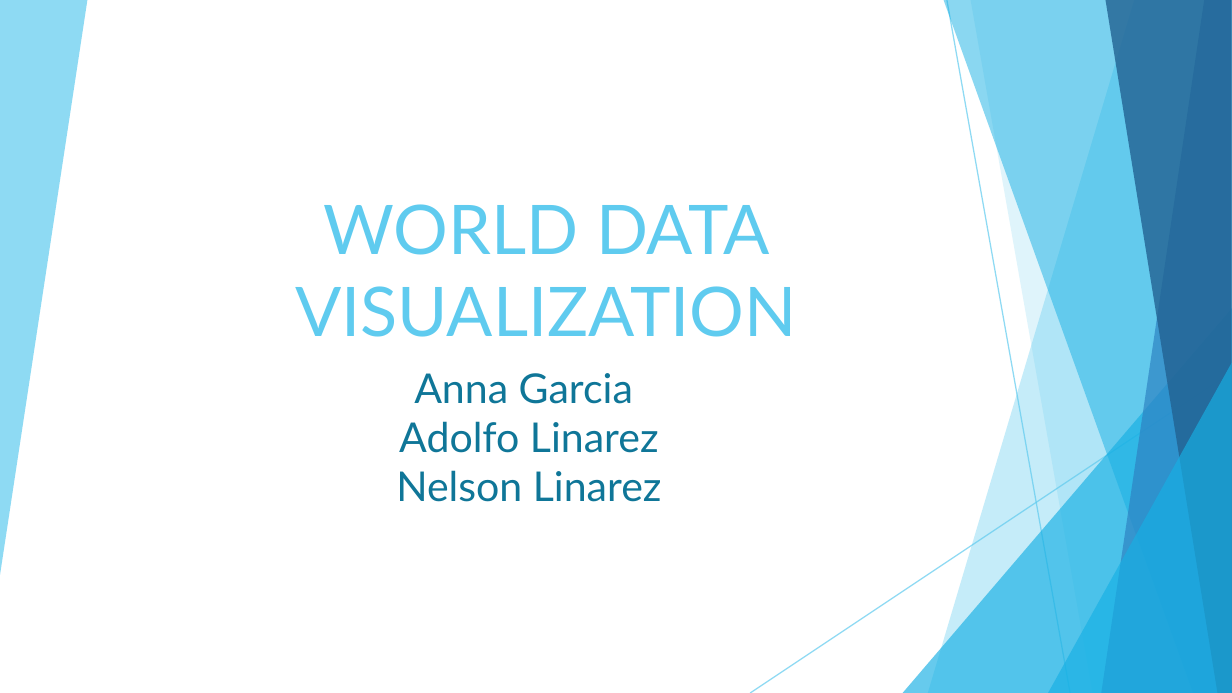
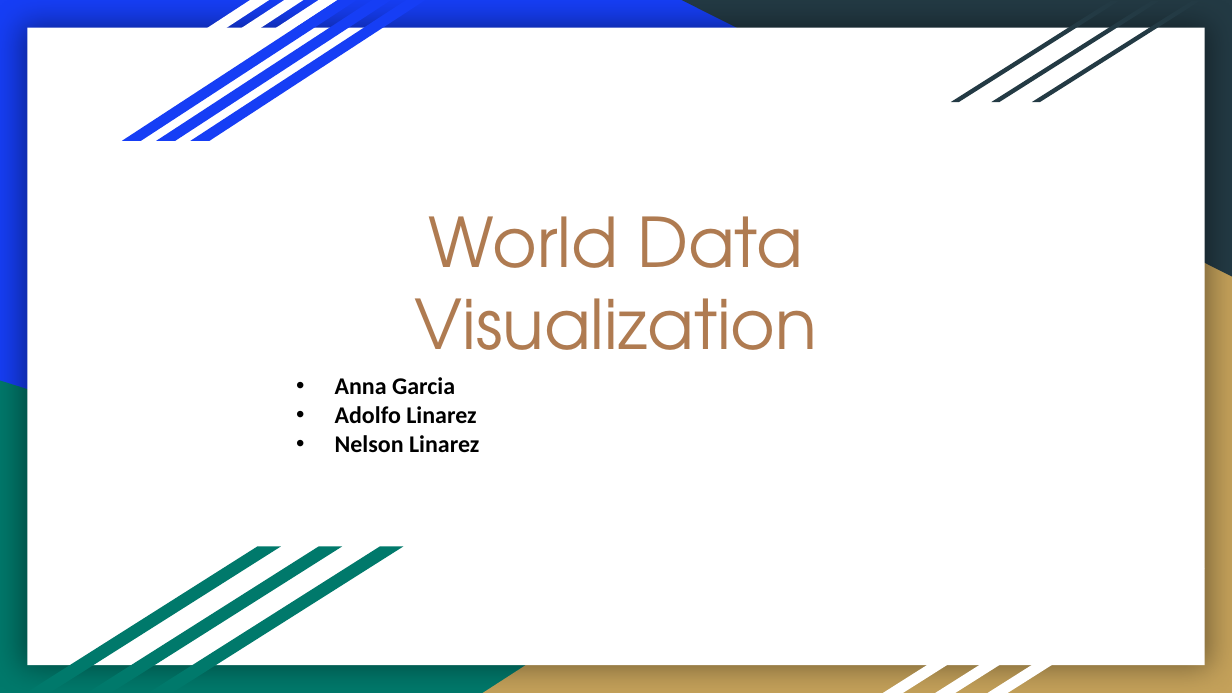
Before and after one commit to nelsonalb/World_Population-Project-3, a slide deck: slide 1 of Project 3- World Data Population.pptx. Drawn at 1232x693 pixels with LibreOffice and Linux fonts; fonts in the diff are those of the drawing. Boxes give left, top, right and bottom in pixels: in the first picture for what was removed or moved away, otherwise in the second. Text is boxed around its words. In the diff, an @@ line names an element or a change of style, - is before the commit and + after.

```diff
--- a/Project 3- World Data Population.pptx
+++ b/Project 3- World Data Population.pptx
@@ background #FFFFFF to #163EF5 @@
@@ rectangle added at bbox=[27, 28, 1205, 665], fill #FFFFFF @@
@@ parallelogram added at bbox=[34, 0, 269, 140], fill #FFFFFF @@
@@ parallelogram added at bbox=[69, 0, 303, 140], fill #FFFFFF @@
@@ parallelogram added at bbox=[103, 0, 338, 140], fill #FFFFFF @@
@@ parallelogram added at bbox=[122, 0, 356, 140], fill #163EF5 @@
@@ parallelogram added at bbox=[156, 0, 391, 140], fill #163EF5 @@
@@ parallelogram added at bbox=[191, 0, 425, 140], fill #163EF5 @@
@@ right triangle added at bbox=[681, 0, 1232, 276], fill #233A44 @@
@@ parallelogram added at bbox=[951, 1, 1120, 102], fill #233A44 @@
@@ parallelogram added at bbox=[992, 1, 1161, 102], fill #233A44 @@
@@ parallelogram added at bbox=[1032, 1, 1201, 102], fill #233A44 @@
@@ right triangle added at bbox=[483, 209, 1232, 693], fill #C4A15A @@
@@ title at bbox=[415, 216, 818, 381]: text changed; font Lato to TeX Gyre Adventor; text colour #5FCBEF to #AF7B51 @@
-WORLD DATA VISUALIZATION
+World Data Visualization
@@ text "Anna Garcia": place and size @@
-text "Anna Garcia" at bbox=[396, 373, 662, 502]
+text "Anna Garcia" at bbox=[335, 377, 479, 452]
@@ text "Anna Garcia" at bbox=[335, 377, 479, 452]: size 24 to 14 pt, font Lato to Calibri, text colour #0F7698 to #000000, bold on; alignment centre to left; bullet none to • @@
@@ right triangle added at bbox=[0, 381, 993, 693], fill #00796B @@
@@ group removed at bbox=[0, 0, 1232, 693]: 6 freeform shapes, 2 lines, 2 triangles @@
@@ parallelogram added at bbox=[27, 547, 281, 692], fill #00796B @@
@@ parallelogram added at bbox=[87, 547, 341, 692], fill #00796B @@
@@ parallelogram added at bbox=[149, 547, 403, 692], fill #00796B @@
@@ parallelogram added at bbox=[883, 568, 1100, 692], fill #FFFFFF @@
@@ parallelogram added at bbox=[935, 568, 1152, 692], fill #FFFFFF @@
@@ parallelogram added at bbox=[988, 568, 1205, 692], fill #FFFFFF @@
```
Also in this commit, not shown: 6 other slides changed, 1 slide added, 1 slide removed.
